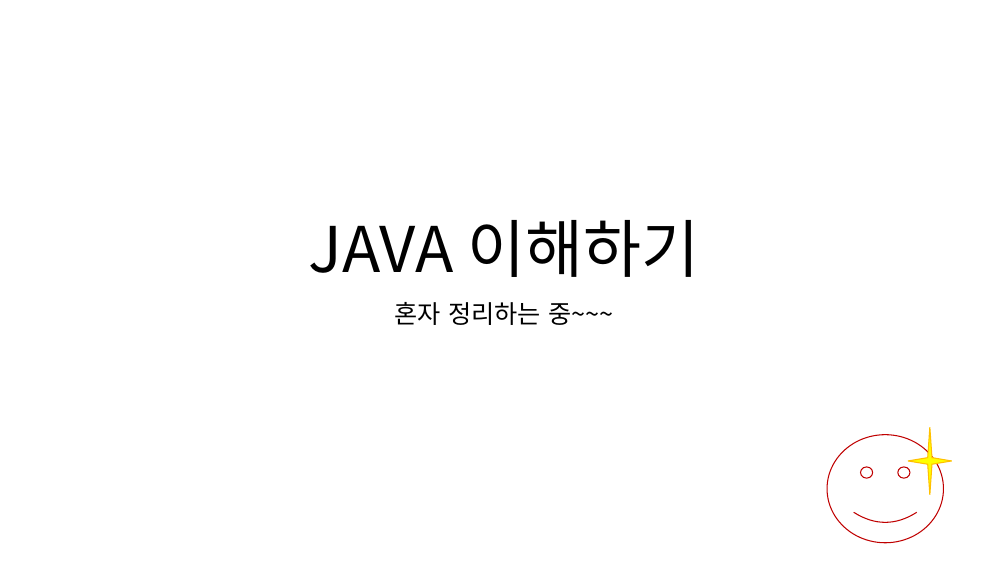
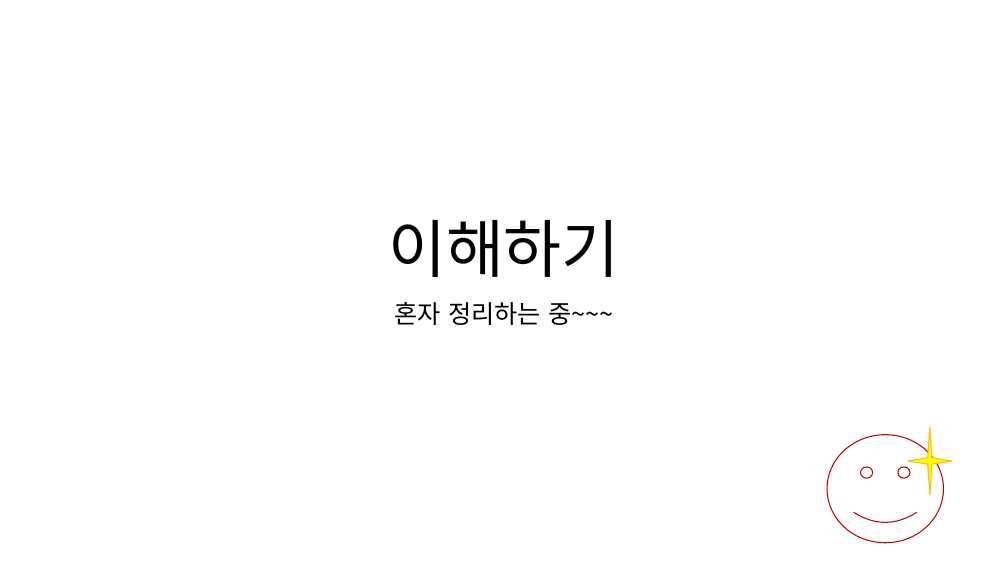
Before and after one commit to yunju94/know, a slide deck: slide 1 of know.pptx. Drawn at 1008x567 pixels with LibreOffice and Linux fonts; fonts in the diff are those of the drawing. Boxes give left, top, right and bottom in pixels: in the first picture for what was removed or moved away, otherwise in the second. Text is boxed around its words. In the diff, an @@ line names an element or a change of style, - is before the commit and + after.

```diff
--- a/know.pptx
+++ b/know.pptx
@@ title at [388,220,620,277]: text changed @@
-JAVA 이해하기
+이해하기
```
Also in this commit, not shown: 2 other slides changed, 89 slides added, 5 slides removed, 1 other file.
